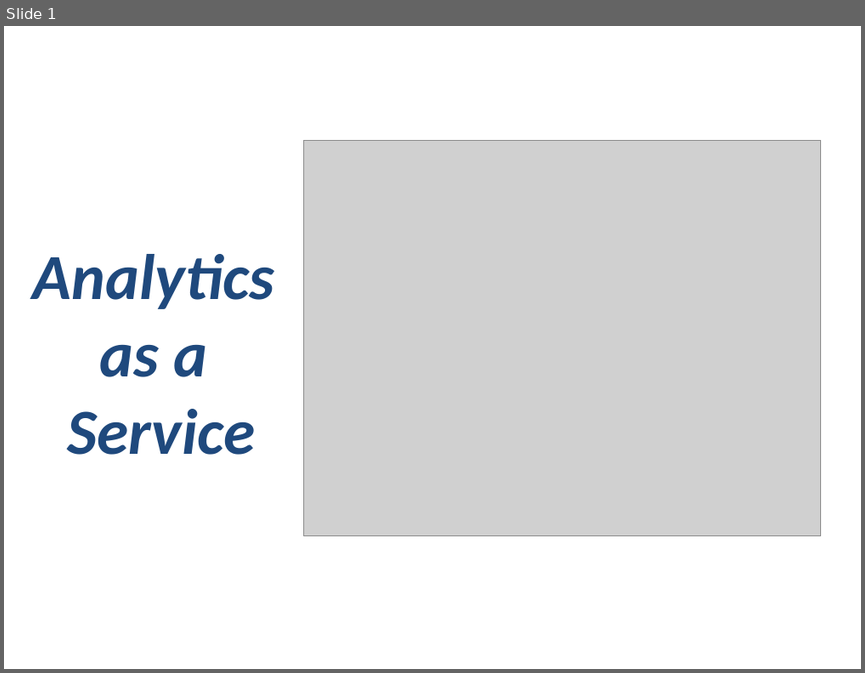
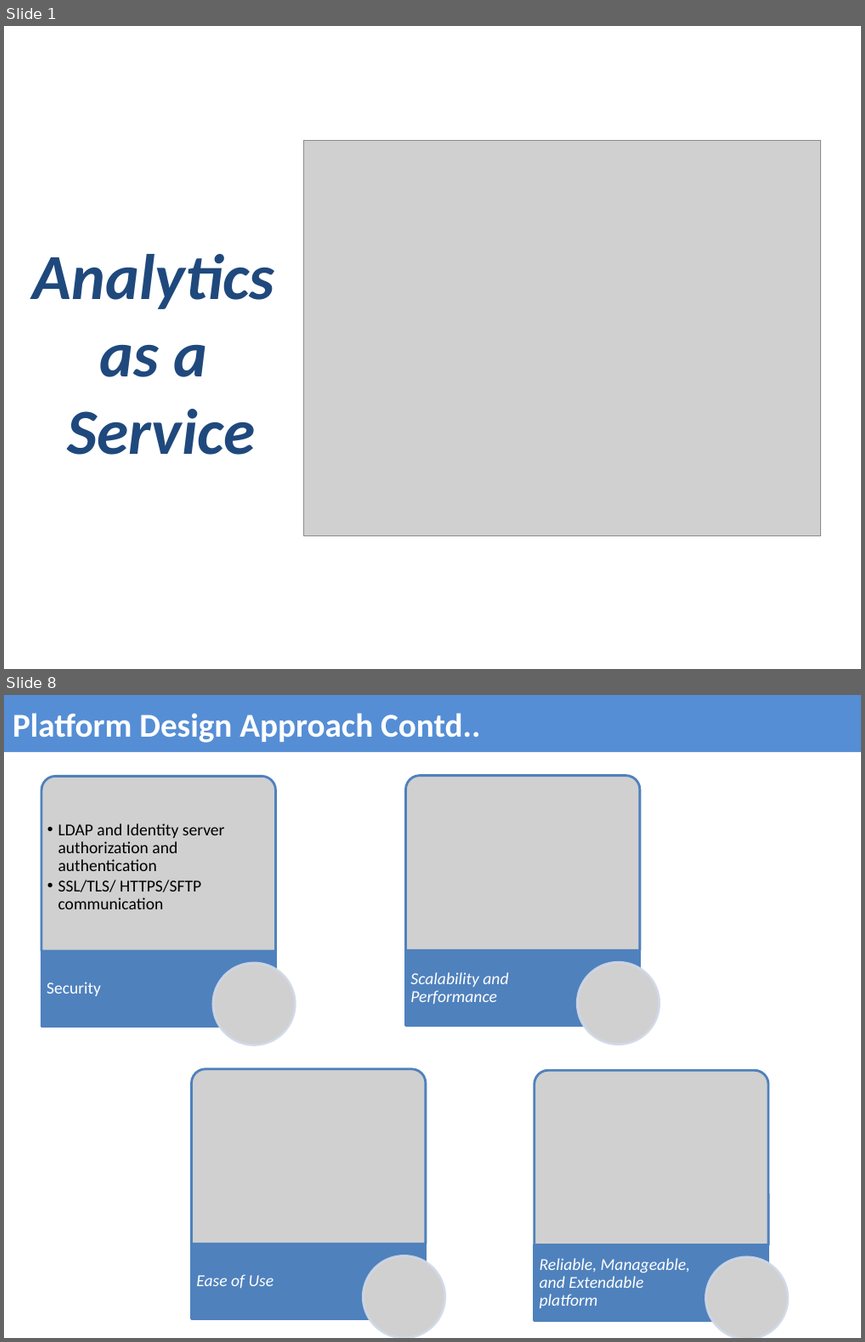
Before and after one commit to ARTanalytics/Requirements, a slide deck: ART Analytics v 0.3.pptx. Shown one above the other, each under a label of ours: slide 1 before the commit, slides 1 and 8 after it; the slides between them are not shown. The pictures are 865x673 and 865x1342 pixels, drawn with LibreOffice and Linux fonts; fonts in the diff are those of the drawing; grey boxes stand for pictures. Boxes give left, top, right and bottom in pixels: in the first picture for what was removed or moved away, otherwise in the second. Text is boxed around its words. In the diff, an @@ line names an element or a change of style, - is before the commit and + after.

```diff
--- a/ART Analytics v 0.3.pptx
+++ b/ART Analytics v 0.3.pptx
@@ slide 8 added at box(4, 695, 861, 1338), background #FFFFFF @@
@@ title added at box(4, 695, 861, 753), fill #558ED5, 28 pt, text #FFFFFF, bold @@
+Platform Design Approach Contd..
@@ group added at box(41, 777, 296, 1045): 2 pictures, 2 texts, 1 rectangle @@
+  •• LDAP and Identity server authorization and authentication
+  •• SSL/TLS/ HTTPS/SFTP communication
+Security
@@ group added at box(406, 776, 659, 1044): 2 pictures, 1 rectangle, 1 text @@
+Scalability and Performance
@@ group added at box(192, 1068, 445, 1338): 2 pictures, 1 rectangle, 1 text @@
+Ease of Use
@@ group added at box(534, 1071, 788, 1338): 2 pictures, 1 rectangle, 1 text @@
+Reliable, Manageable, and Extendable platform
```
Also in this commit, not shown: 9 slides changed, 4 other slides added, 7 slides removed, 1 other file.
